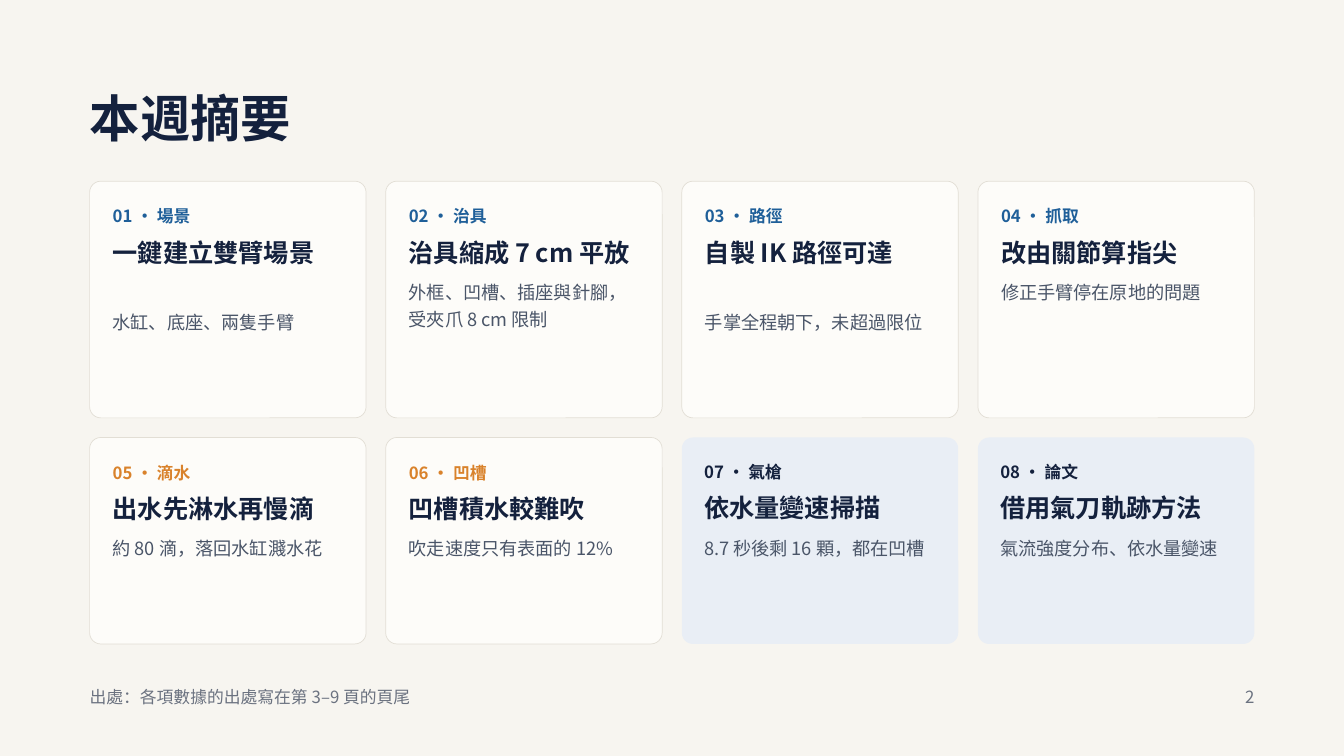
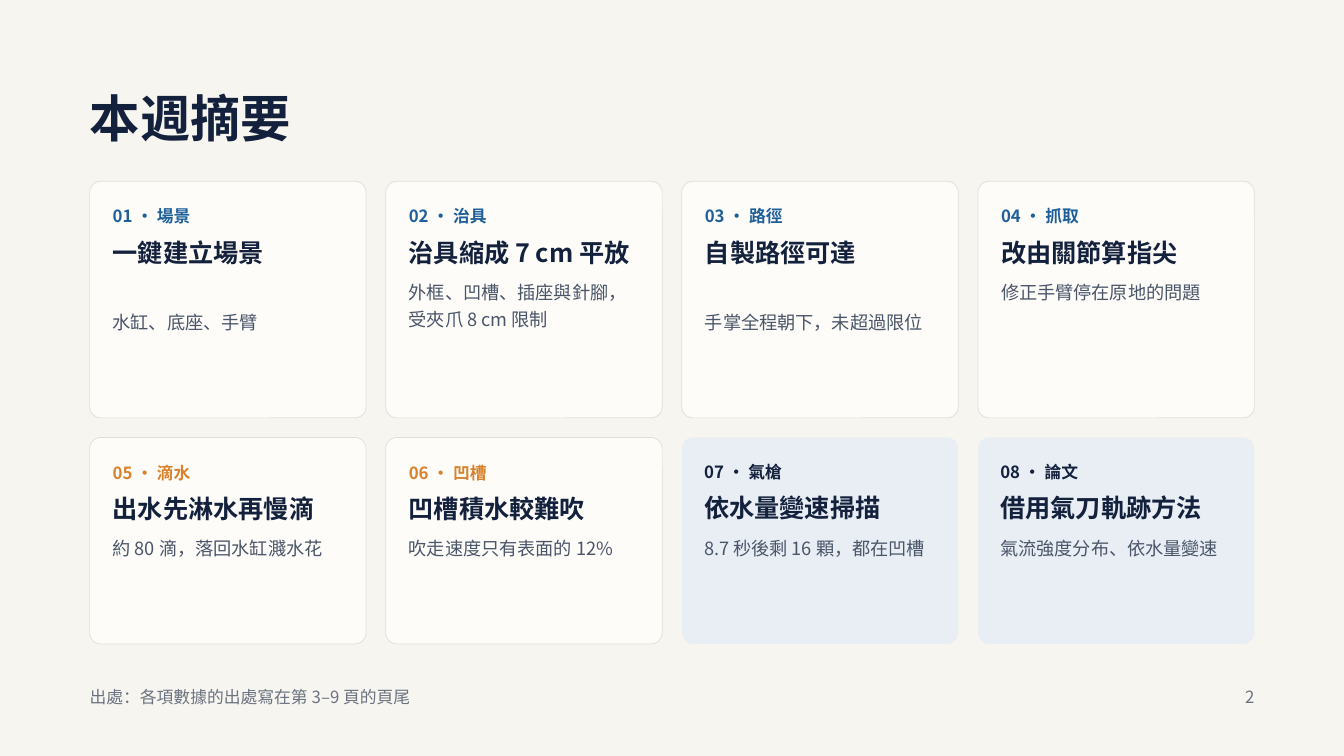
Before and after one commit to stanleylin9999/wafer, a slide deck: slide 2 of 週報/12_2026-11-13_週報.pptx. Drawn at 1344x756 pixels with LibreOffice and Linux fonts; fonts in the diff are those of the drawing. Boxes give left, top, right and bottom in pixels: in the first picture for what was removed or moved away, otherwise in the second. Text is boxed around its words. In the diff, an @@ line names an element or a change of style, - is before the commit and + after.

```diff
--- a/週報/12_2026-11-13_週報.pptx
+++ b/週報/12_2026-11-13_週報.pptx
@@ text at (113, 240, 264, 265): text changed @@
-一鍵建立雙臂場景
+一鍵建立場景
@@ text at (705, 240, 856, 265): text changed @@
-自製 IK 路徑可達
+自製路徑可達
@@ text at (113, 313, 258, 331): text changed @@
-水缸、底座、兩隻手臂
+水缸、底座、手臂
```
Also in this commit, not shown: 4 other slides changed, 2 slides removed.
